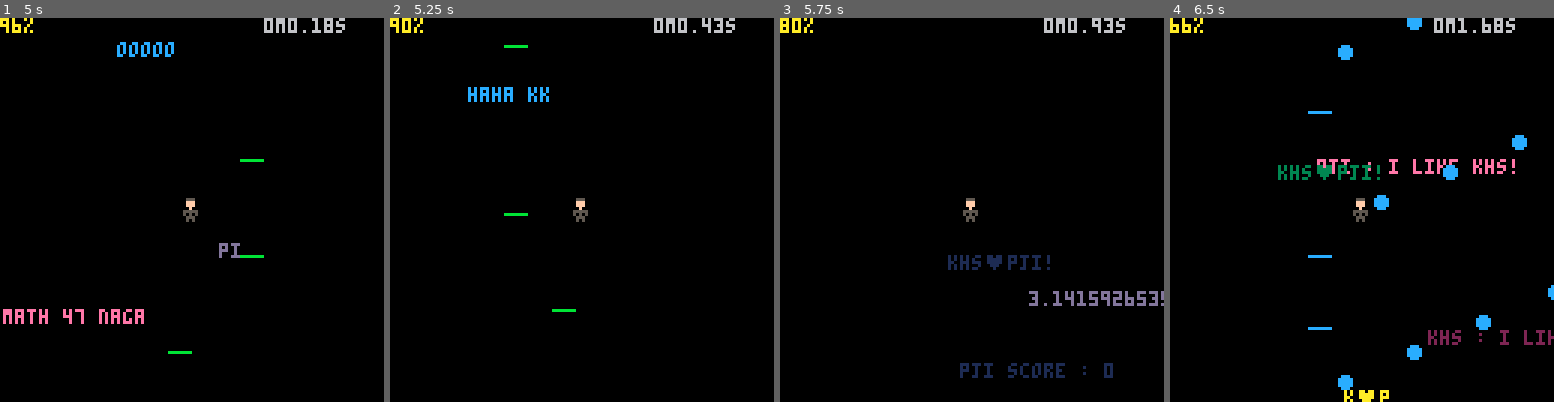
Above: before the commit, frames 1-4 (left to right).
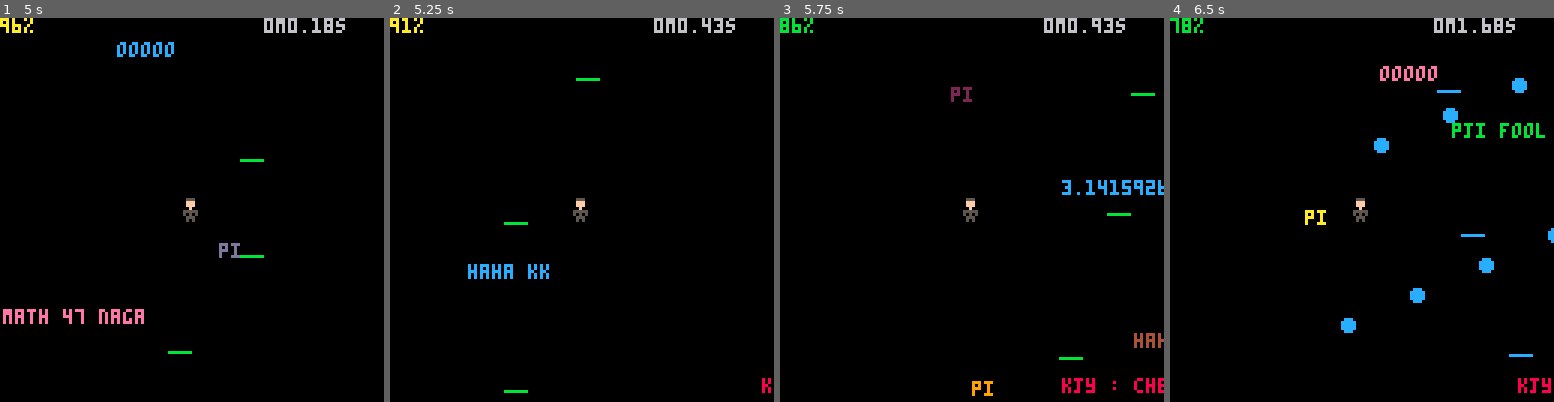
Above: after the commit, the same moments.

Repository: jaeyun120ubn/jaeyun120ubn.github.io
Game: PICO-8 cartridge khspji1.p8
Same seed, same stepped clock (60 frames per second), same inputs: the game is played once before the commit and once after it.
Inputs:
- Up to frame 1 (5 s): tap X (X key) at 0.33, 1.07, 1.85, 2.97, 4.08 s; tap O (Z key) at 0.7, 1.7, 2.1, 2.5, 2.9, 3.3, 3.7, 4.1, 4.5, 4.9 s; hold Right 1.6-2.1 s; hold P2 Left 1.6-2.1 s; hold Up 2.15-2.42 s; hold P2 Down 2.15-2.42 s; hold Right 2.47-3.03 s; hold P2 Left 2.47-3.03 s; hold Left 3.08-3.58 s; hold P2 Right 3.08-3.58 s; hold Down 3.63-3.97 s; hold P2 Up 3.63-3.97 s; hold Right 4.02-4.68 s; hold P2 Left 4.02-4.68 s; hold Up from 4.73 s (still down); hold P2 Down from 4.73 s (still down)
- Up to frame 2 (5.25 s): release Up at 5.03 s; release P2 Down at 5.03 s; hold Left from 5.08 s (still down); hold P2 Right from 5.08 s (still down); tap X (X key) at 5.2 s
- Up to frame 3 (5.75 s): tap O (Z key) at 5.3, 5.7 s; release Left at 5.68 s; release P2 Right at 5.68 s; hold Down from 5.73 s (still down); hold P2 Up from 5.73 s (still down)
- Up to frame 4 (6.5 s): release Down at 6.03 s; release P2 Up at 6.03 s; hold Right from 6.08 s (still down); hold P2 Left from 6.08 s (still down); tap O (Z key) at 6.1 s; tap X (X key) at 6.32 s

Frame 1 is identical in both runs. In frame 2, 1.2% of the frame differs, in the area x 3-100%, y 0-98%; in frame 3, 3.2%; in frame 4, 5.0%, in the area x 0-100%, y 0-100%.

Commit message:
Add files via upload

Diff:
--- a/khspji1.p8
+++ b/khspji1.p8
@@ -329,7 +329,7 @@
             jt = 30
         end
     end
-    if btnp(4,1) then
+    if btnp(5) then
         jt = 100
         msg = "cheat? you use cheeeeeeat?? did you really have to use cheats?"
         msg_time = 288
@@ -594,7 +594,7 @@
             if y > 300 then
                 y = 200
             end
-            if btnp(5,1) then
+            --[[if btnp(5,1) then
                 diff = -1
             end
             if btnp(0,1) then
@@ -602,7 +602,15 @@
             end
             if btnp(3,1) then
                 diff = 1
-            end
+            end--]]
+            if btnp(2) then
+                diff += 1
+            end
+            if btnp(3) then
+                diff -= 1
+            end
+            diff = min(diff,1)
+            diff = max(diff,-1)
             x = min(x,428)
             x = max(x,-300)
             if y <= -10000 then
@@ -684,10 +692,9 @@
     print("stage3 : water",32,-4010,flr(rnd(2)+1))
     print("stage4 : ice",64,-6010,flr(rnd(2))+11)
     print("stage5 : electricity",32,-8010,flr(rnd(3))+10)
-    print("easy : a button",64,100,11)
-    print("medium : s button",64,106,10)
-    print("hard : d button",64,112,8)
-    print("cheat : tab button",64,120,8)
+    print("easyer : down button",64,100,11)
+    print("harder : up button",64,106,8)
+    print("cheat : x button",64,112,8)
     print("khs♥pji",64,-10006,rnd(16))
     print("the end",0,-10006,rnd(16))
     if x > 328 then
Not shown, changed: khspji1.js
